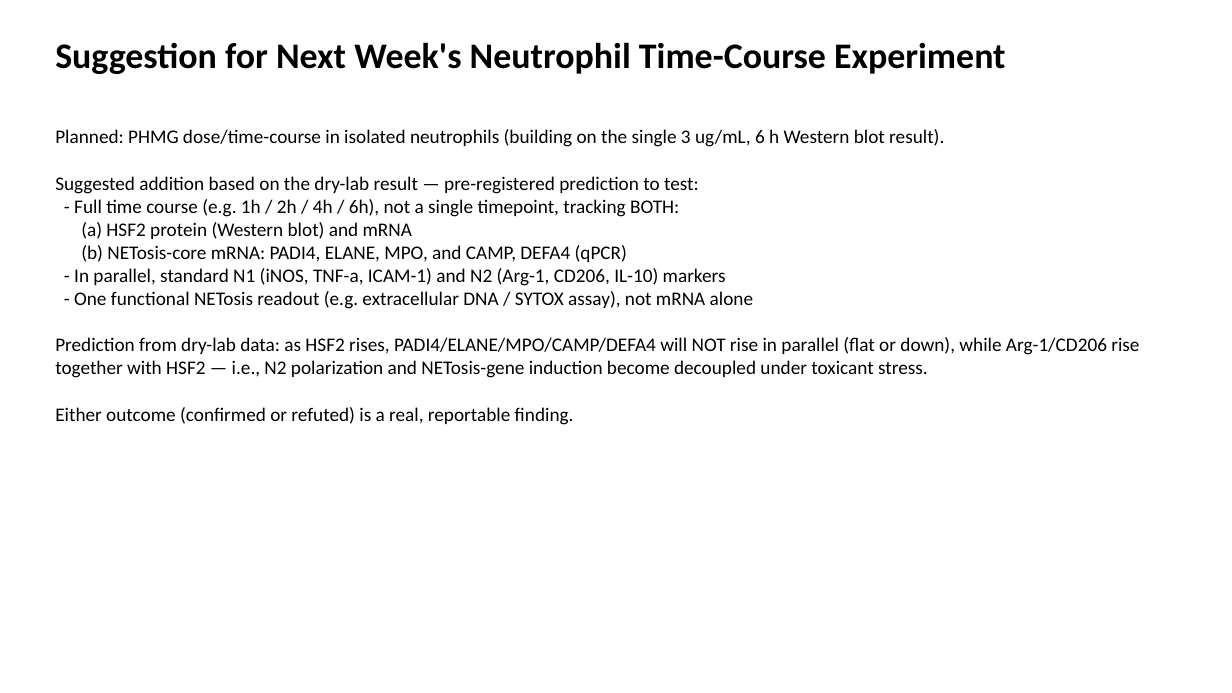
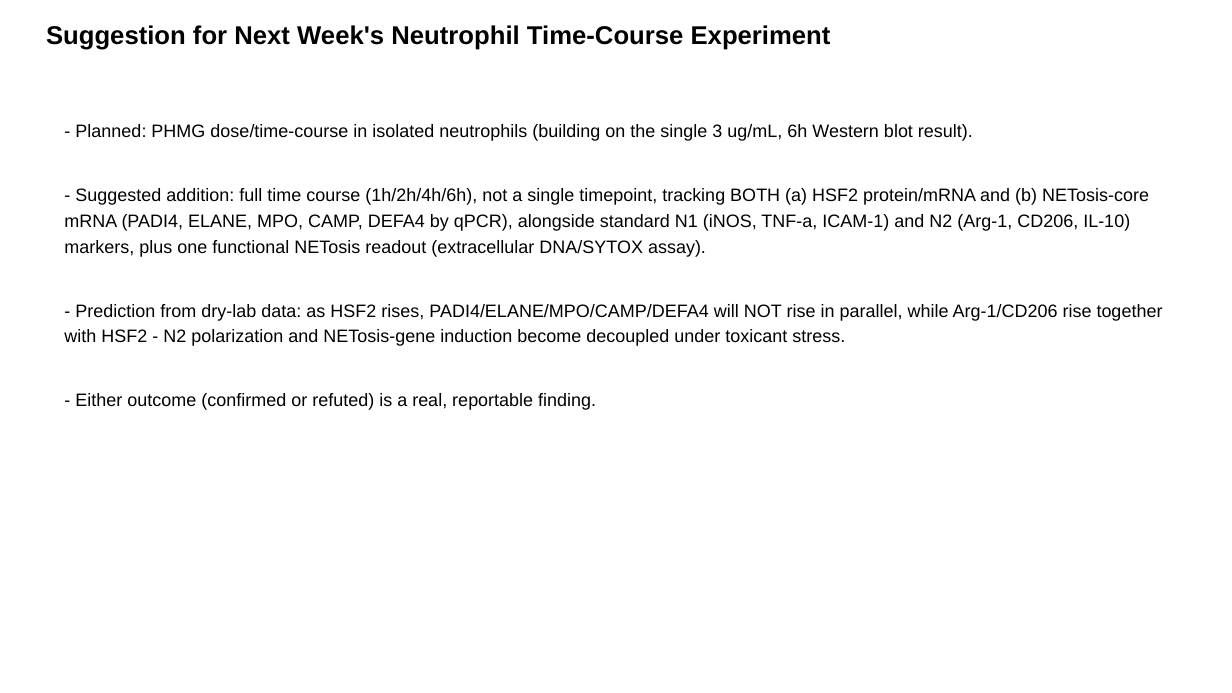
Before and after one commit to bioinform25/project2, a slide deck: slide 19 of presentation/dry_lab_summary.pptx (slide 18 before the commit). Drawn at 1232x693 pixels with LibreOffice and Linux fonts; fonts in the diff are those of the drawing. Boxes give left, top, right and bottom in pixels: in the first picture for what was removed or moved away, otherwise in the second. Text is boxed around its words. In the diff, an @@ line names an element or a change of style, - is before the commit and + after.

```diff
--- a/presentation/dry_lab_summary.pptx
+++ b/presentation/dry_lab_summary.pptx
@@ text "Suggestion for Next Week's Neutrophil ...": place and size @@
-text "Suggestion for Next Week's Neutrophil ..." at (55,42,1005,74)
+text "Suggestion for Next Week's Neutrophil ..." at (46,25,831,50)
@@ text "Suggestion for Next Week's Neutrophil ..." at (46,25,831,50): size 28 to 20 pt, font Calibri to Arial @@
@@ text at (64,124,1163,410): text changed; size 15 to 14 pt; font Calibri to Arial @@
-Planned: PHMG dose/time-course in isolated neutrophils (building on the single 3 ug/mL, 6 h Western blot result).
-Suggested addition based on the dry-lab result — pre-registered prediction to test:
-- Full time course (e.g. 1h / 2h / 4h / 6h), not a single timepoint, tracking BOTH:
-(a) HSF2 protein (Western blot) and mRNA
-(b) NETosis-core mRNA: PADI4, ELANE, MPO, and CAMP, DEFA4 (qPCR)
-- In parallel, standard N1 (iNOS, TNF-a, ICAM-1) and N2 (Arg-1, CD206, IL-10) markers
-- One functional NETosis readout (e.g. extracellular DNA / SYTOX assay), not mRNA alone
-Prediction from dry-lab data: as HSF2 rises, PADI4/ELANE/MPO/CAMP/DEFA4 will NOT rise in parallel (flat or down), while Arg-1/CD206 rise together with HSF2 — i.e., N2 polarization and NETosis-gene induction become decoupled under toxicant stress.
-Either outcome (confirmed or refuted) is a real, reportable finding.
+- Planned: PHMG dose/time-course in isolated neutrophils (building on the single 3 ug/mL, 6h Western blot result).
+- Suggested addition: full time course (1h/2h/4h/6h), not a single timepoint, tracking BOTH (a) HSF2 protein/mRNA and (b) NETosis-core mRNA (PADI4, ELANE, MPO, CAMP, DEFA4 by qPCR), alongside standard N1 (iNOS, TNF-a, ICAM-1) and N2 (Arg-1, CD206, IL-10) markers, plus one functional NETosis readout (extracellular DNA/SYTOX assay).
+- Prediction from dry-lab data: as HSF2 rises, PADI4/ELANE/MPO/CAMP/DEFA4 will NOT rise in parallel, while Arg-1/CD206 rise together with HSF2 - N2 polarization and NETosis-gene induction become decoupled under toxicant stress.
+- Either outcome (confirmed or refuted) is a real, reportable finding.
```
Also in this commit, not shown: 14 other slides changed, 4 slides added, 3 slides removed, 2 other files.
